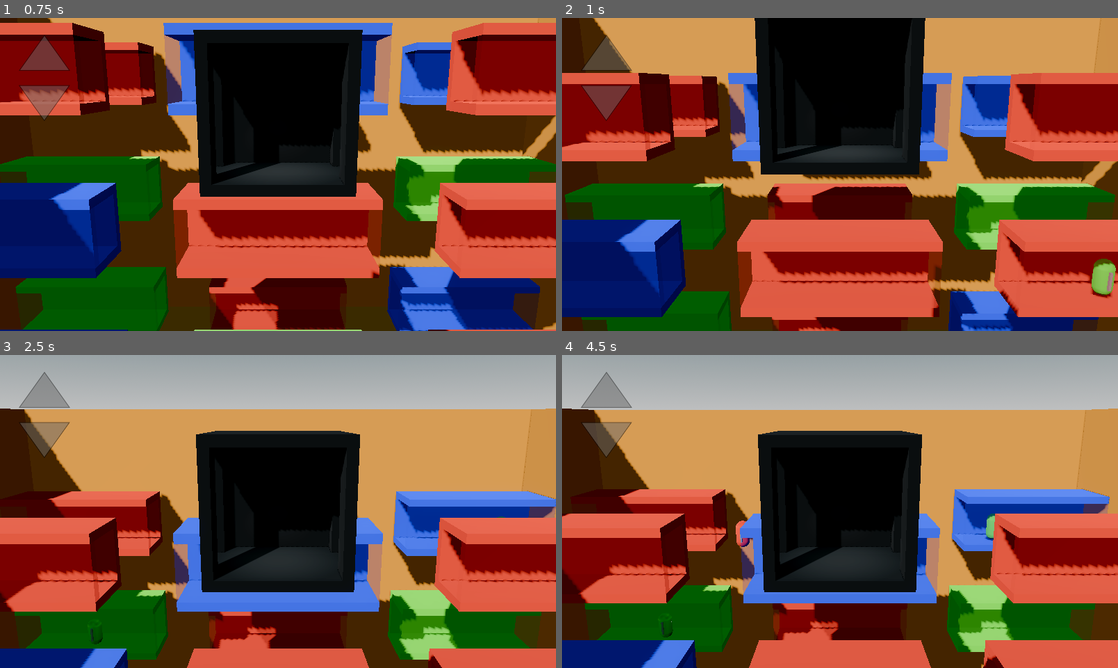
Above: before the commit, frames 1-4 (two rows, left to right).
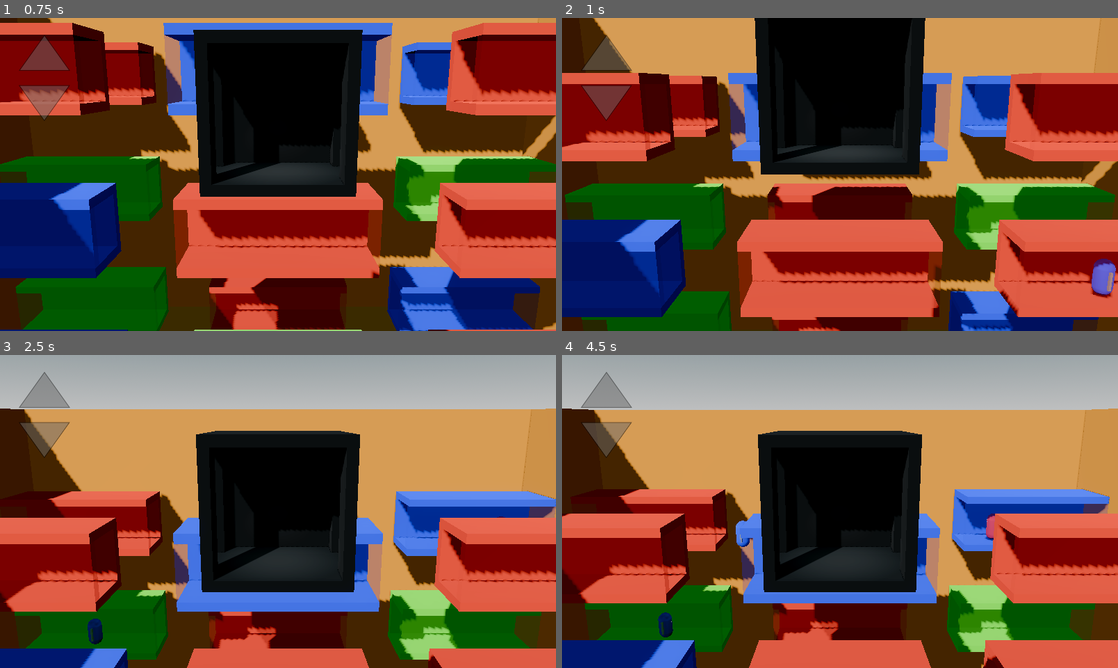
Above: after the commit, the same moments.

Repository: GriffinBaxter/Prof-Oddheart-or-How-I-Learned-to-Stop-Worrying-and-Love-the-Elevator
Game: Godot game, scene res://Scenes/main.tscn
Same seed, same stepped clock (60 frames per second), same inputs: the game is played once before the commit and once after it. This scene is started directly instead of the project's main scene. Sound files missing from this copy of the repository are replaced by a short silence.
Inputs (mouse positions are in pixels of both pictures, inside the frame that each line leads up to):
- Up to frame 1 (0.75 s): tap Enter at 0.5 s; move the mouse to (305, 174) at 0.52 s; hold W (up) from 0.53 s (still down); tap Q (drop) at 0.6 s
- Up to frame 2 (1 s): keep holding W (up)
- Up to frame 3 (2.5 s): keep holding W (up); move the mouse to (250, 511) at 1.27 s; tap Q (drop) at 1.35, 2.1 s; move the mouse to (289, 505) at 2.02 s
- Up to frame 4 (4.5 s): keep holding W (up); move the mouse to (834, 517) at 2.77 s; tap Q (drop) at 2.85, 3.6, 4.35 s; move the mouse to (878, 514) at 3.52 s; move the mouse to (795, 508) at 4.27 s

Frame 1 is identical in both runs. In frame 2, 0.4% of the frame differs, in the area x 95-100%, y 76-89%; in frame 3, 0.2%; in frame 4, 0.4%.

Commit message:
Disallow spawning in a corridor of the same colour

Diff:
--- a/Scenes/corridor.tscn
+++ b/Scenes/corridor.tscn
@@ -5,7 +5,7 @@
 [ext_resource type="PackedScene" uid="uid://bdjjmxl86dfc3" path="res://Scenes/person_base.tscn" id="3_ur0cb"]
 
 [sub_resource type="SphereShape3D" id="SphereShape3D_c1nnf"]
-radius = 1.0
+radius = 1.5
 
 [node name="Corridor" type="Node3D" groups=["corridors"]]
 script = ExtResource("1_xpux2")
--- a/Scenes/main_menu.tscn
+++ b/Scenes/main_menu.tscn
@@ -46,7 +46,7 @@
 [node name="Ground" type="CSGBox3D" parent="."]
 transform = Transform3D(1, 0, 0, 0, 1, 0, 0, 0, 1, 4.84861, -6.91517, -7.7004)
 use_collision = true
-size = Vector3(50, 0.2, 50)
+size = Vector3(75, 0.2, 75)
 material = SubResource("StandardMaterial3D_jix8l")
 
 [node name="GoToPlay" type="Area3D" parent="."]
--- a/Scripts/character_spawner.gd
+++ b/Scripts/character_spawner.gd
@@ -1,15 +1,20 @@
 extends Node3D
 
 @export var character_scene: PackedScene
+
+var colours := [Color.RED, Color.GREEN, Color.BLUE]
 
 @onready var csg_mesh_3d: CSGMesh3D = $CSGMesh3D
 
 
 func _ready() -> void:
 	csg_mesh_3d.hide()
+	var corridor_colour: Color = get_parent().colour
+	colours.remove_at(colours.find(corridor_colour))
 
 
 func spawn() -> void:
 	var character := character_scene.instantiate()
 	character.position = global_position
+	character.colour = colours.pick_random()
 	get_tree().root.get_child(2).add_child(character)
--- a/Scripts/person_base.gd
+++ b/Scripts/person_base.gd
@@ -12,7 +12,7 @@
 var has_ever_entered_elevator := false
 var direction: int = [-1, 1].pick_random()
 var offset_in_elevator := randf_range(-0.5, 0.5)
-var colour: Color = [Color.RED, Color.GREEN, Color.BLUE].pick_random()
+var colour: Color
 var face_texture: Resource = [FACE_1, FACE_2, FACE_3, FACE_4].pick_random()
 var elevator: CharacterBody3D
 
